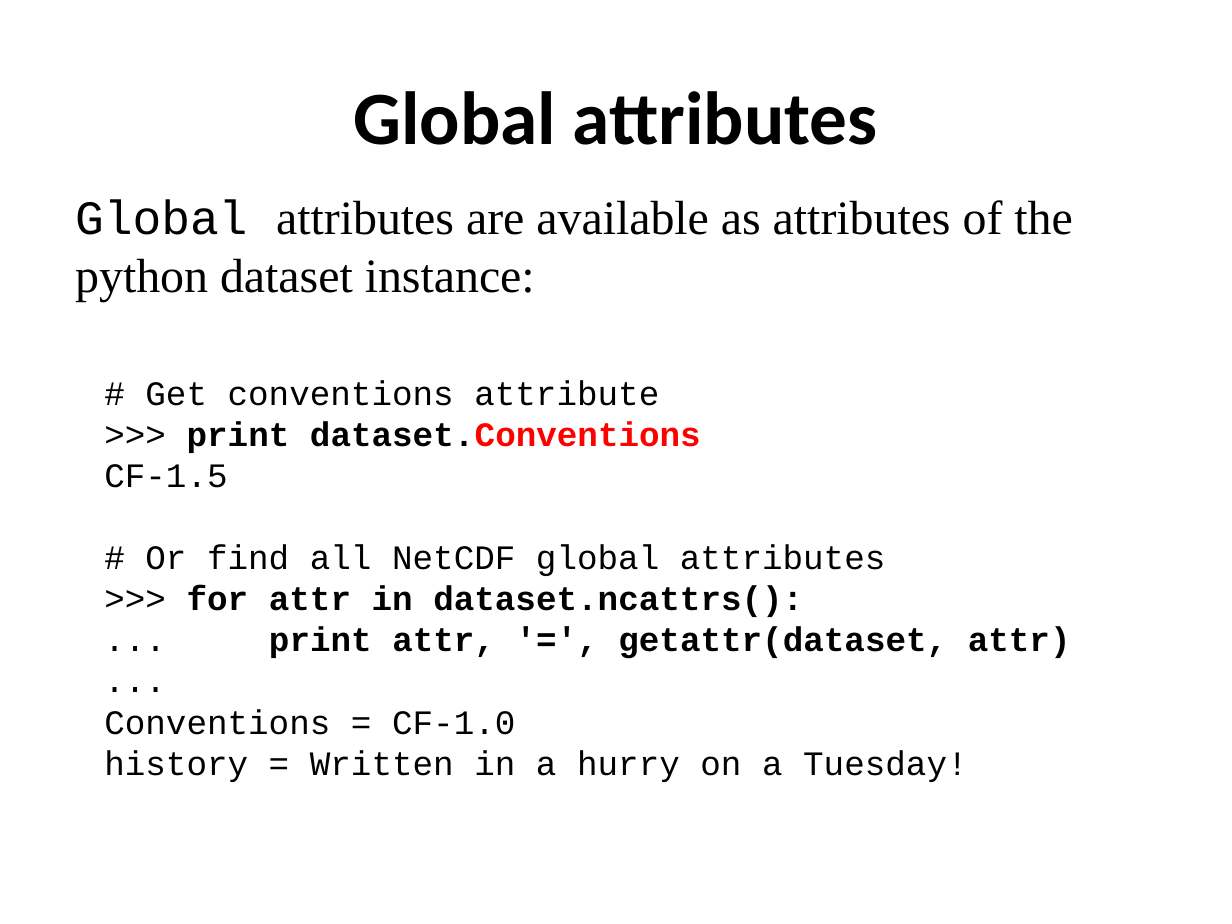
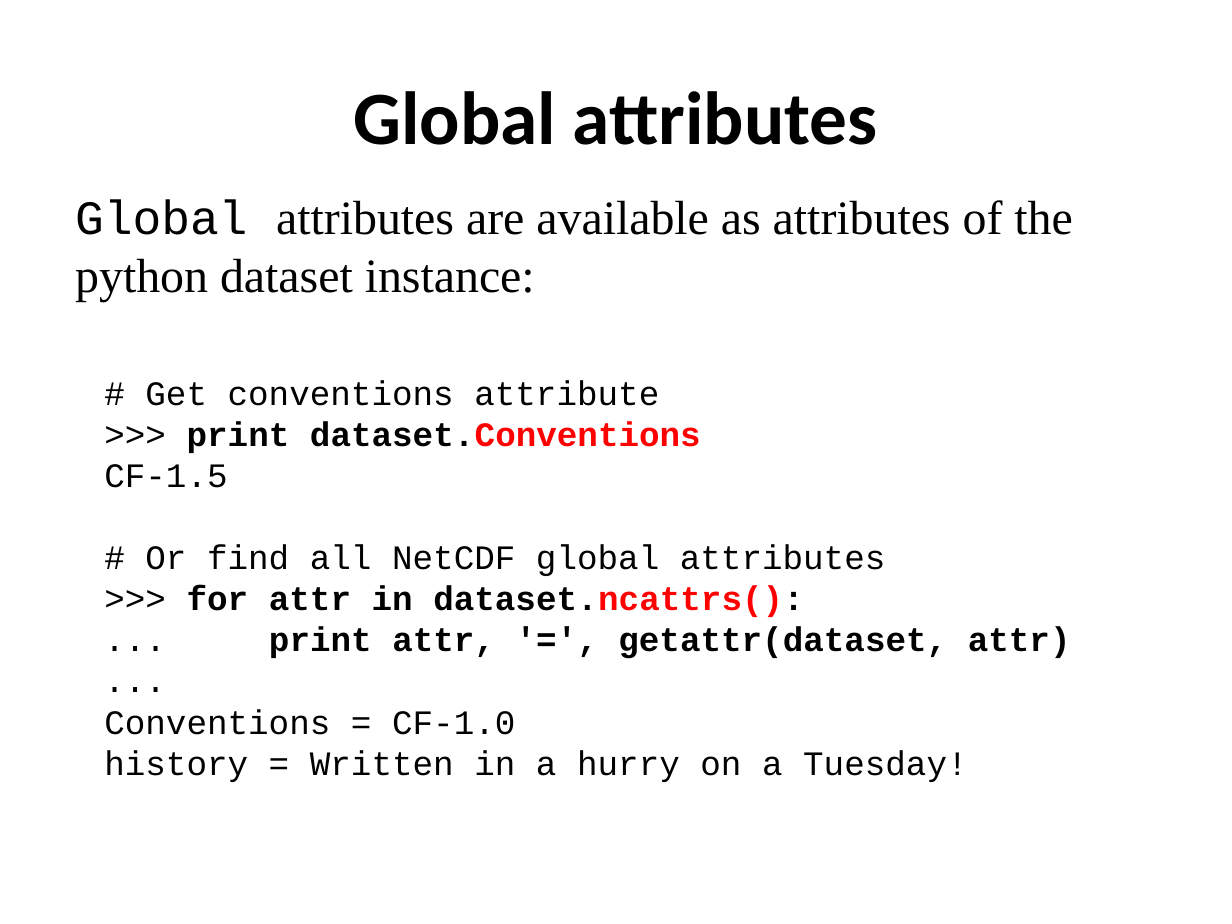
Before and after one commit to ncasuk/ncas-isc, a slide deck: slide 7 of python/presentations/read_write_data/10_read_netcdf_python.ppt. Drawn at 1232x924 pixels with LibreOffice and Linux fonts; fonts in the diff are those of the drawing; background and template pictures are left out. Boxes give left, top, right and bottom in pixels: in the first picture for what was removed or moved away, otherwise in the second. Text is boxed around its words. In the diff, an @@ line names an element or a change of style, - is before the commit and + after.

```diff
--- a/python/presentations/read_write_data/10_read_netcdf_python.ppt
+++ b/python/presentations/read_write_data/10_read_netcdf_python.ppt
@@ text at (x1=187, y1=585, x2=804, y2=617): text colour #000000 to #FF0000 in "dataset.ncattrs():" @@
```
Also in this commit, not shown: 3 other slides changed, 11 other files.
